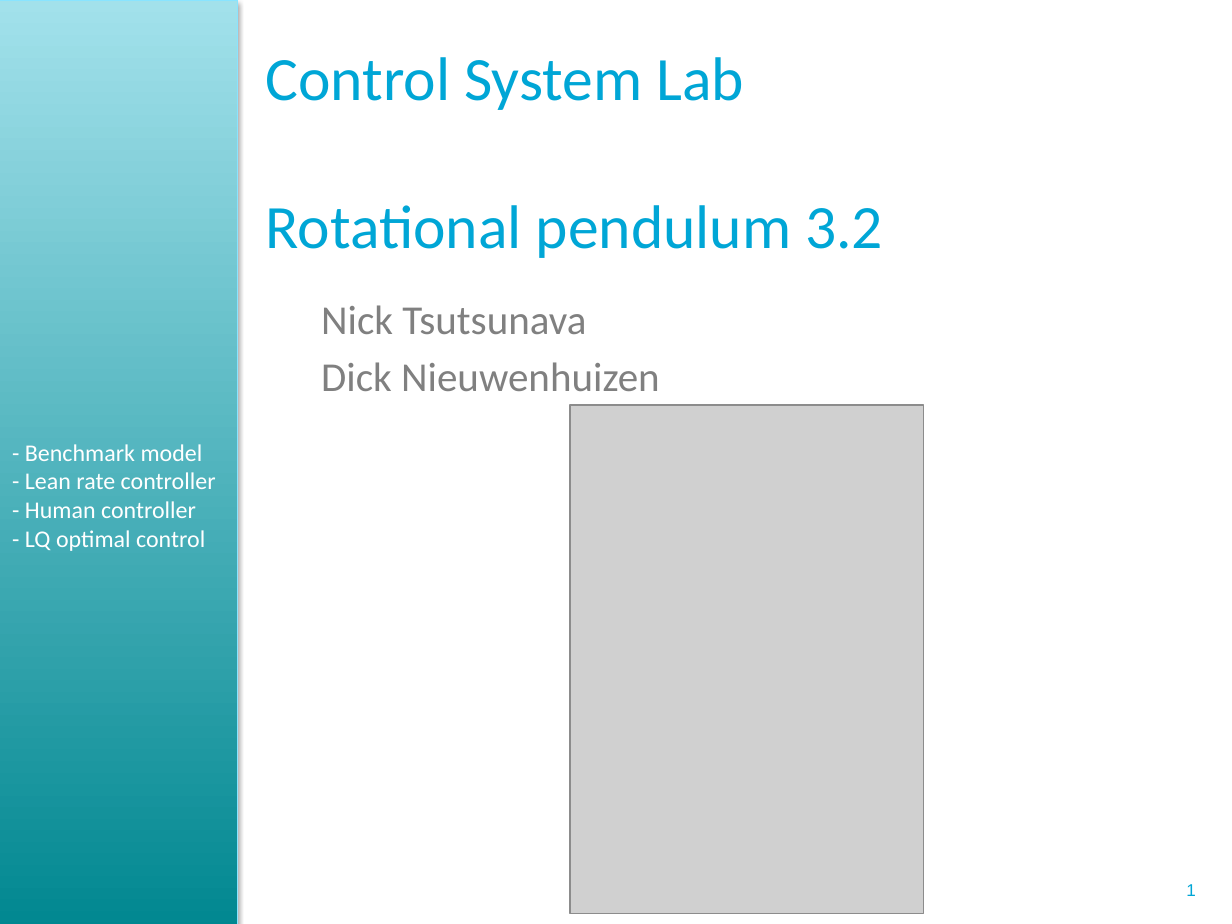
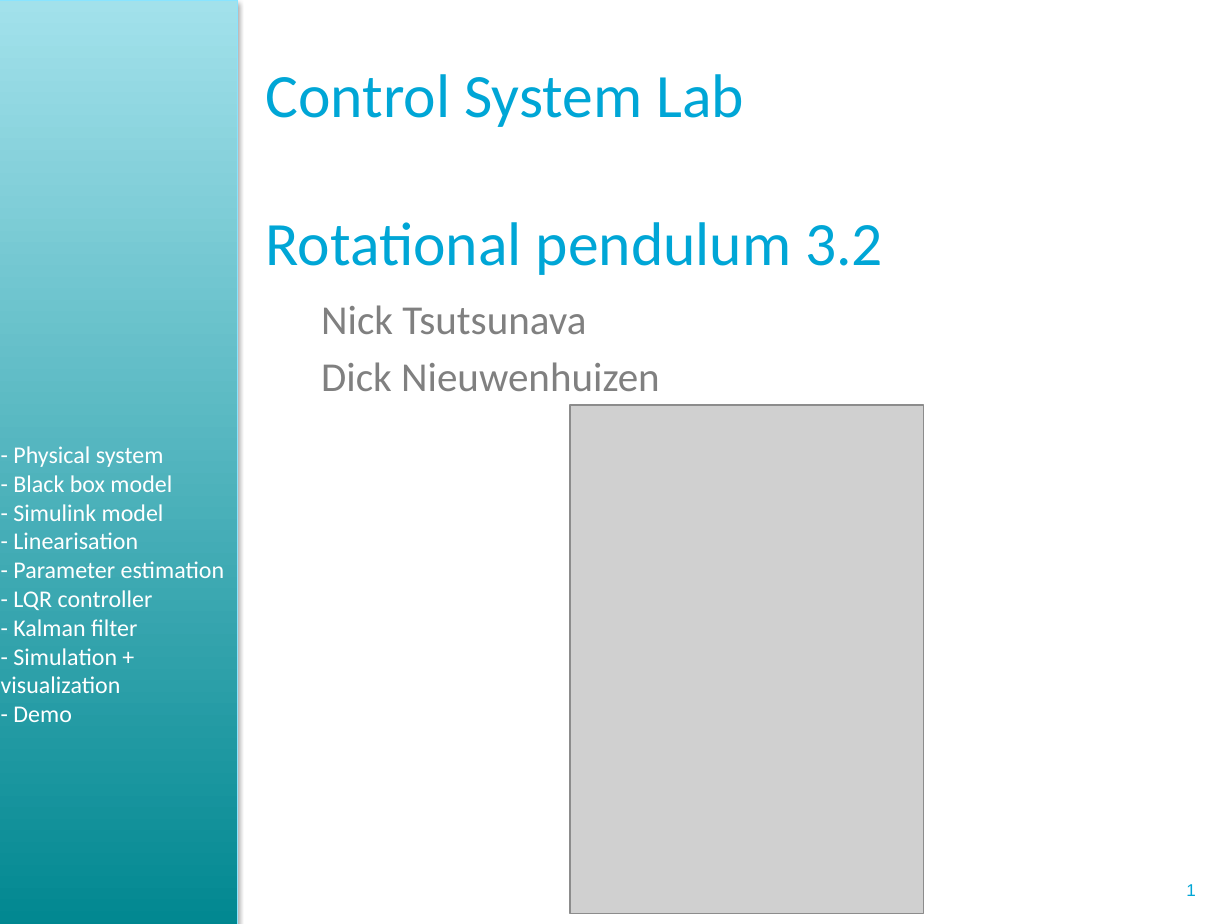
Before and after one commit to ortix/control-system-lab, a slide deck: slide 1 of dick/Presentation/Powerpoint presentatie 22 maart CSL.pptx. Drawn at 1232x924 pixels with LibreOffice and Linux fonts; fonts in the diff are those of the drawing; grey boxes stand for pictures; background and template pictures are left out. Boxes give left, top, right and bottom in pixels: in the first picture for what was removed or moved away, otherwise in the second. Text is boxed around its words. In the diff, an @@ line names an element or a change of style, - is before the commit and + after.

```diff
--- a/dick/Presentation/Powerpoint presentatie 22 maart CSL.pptx
+++ b/dick/Presentation/Powerpoint presentatie 22 maart CSL.pptx
@@ title "Control System Lab Rotational pendulum ...": place and size @@
-title "Control System Lab Rotational pendulum ..." at (266,57,883,258)
+title "Control System Lab Rotational pendulum ..." at (266,74,883,275)
@@ text at (1,446,224,722): text changed @@
-- Benchmark model
-- Lean rate controller
-- Human controller
-- LQ optimal control
+- Physical system
+- Black box model
+- Simulink model
+- Linearisation
+- Parameter estimation
+- LQR controller
+- Kalman filter
+- Simulation + visualization
+- Demo
```
Also in this commit, not shown: 3 other slides changed, 5 slides added, 21 slides removed, 3 other files.
